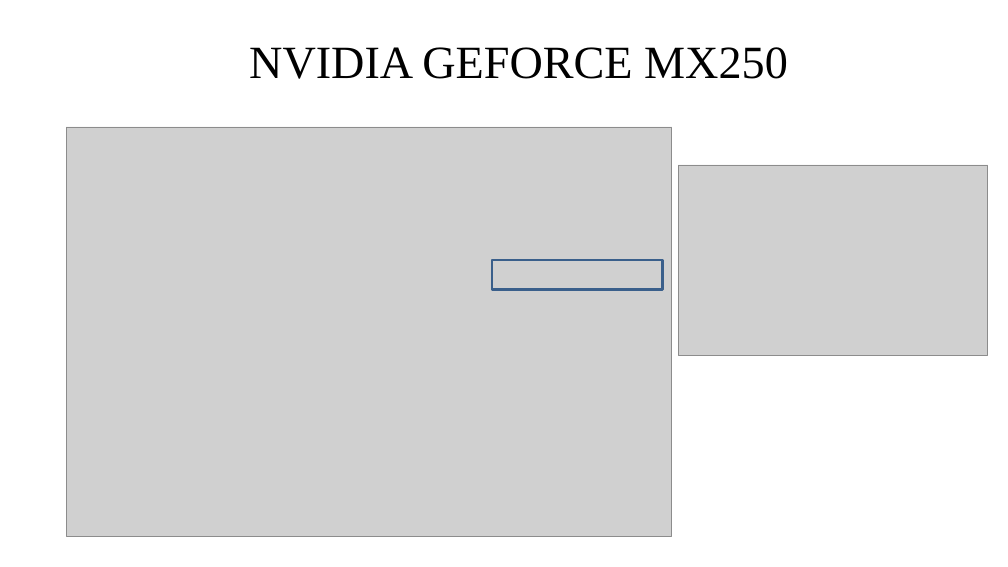
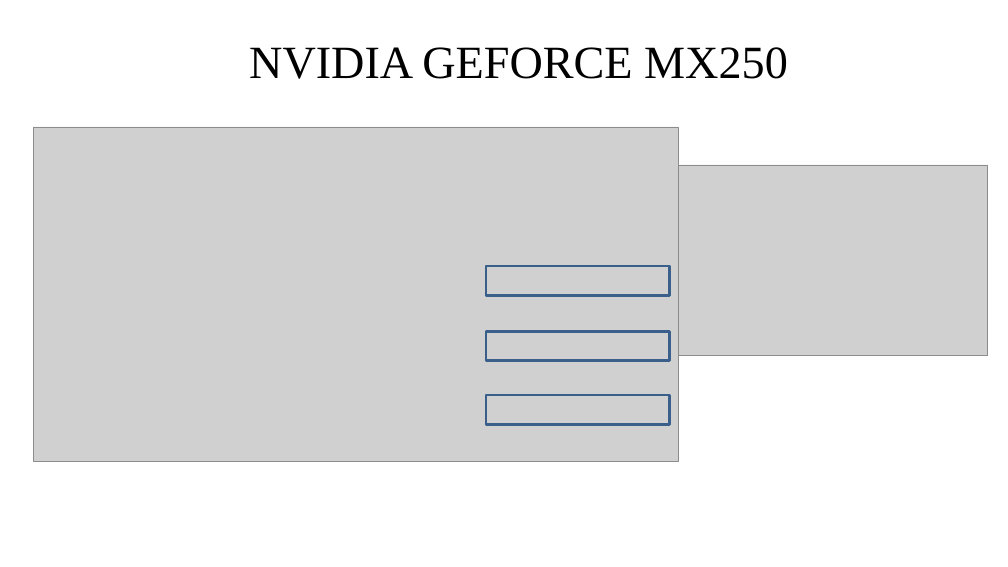
Before and after one commit to LitvinovVN/CudaLearning, a slide deck: slide 11 of _09_PtmConvTest/ptm conveyor.pptx (slide 5 before the commit). Drawn at 1008x567 pixels with LibreOffice and Linux fonts; fonts in the diff are those of the drawing; grey boxes stand for pictures. Boxes give left, top, right and bottom in pixels: in the first picture for what was removed or moved away, otherwise in the second. Text is boxed around its words. In the diff, an @@ line names an element or a change of style, - is before the commit and + after.

```diff
--- a/_09_PtmConvTest/ptm conveyor.pptx
+++ b/_09_PtmConvTest/ptm conveyor.pptx
@@ picture: place and size @@
-picture at <box>66,127,671,536</box>
+picture at <box>33,127,679,462</box>
@@ rectangle: place and size @@
-rectangle at <box>492,260,663,290</box>
+rectangle at <box>486,266,670,296</box>
@@ rectangle added at <box>486,331,670,361</box>, outline #3A5F8C 2.5 pt @@
@@ rectangle added at <box>486,395,670,425</box>, outline #3A5F8C 2.5 pt @@
```
Also in this commit, not shown: 1 other slide changed, 3 slides added, 1 other file.
